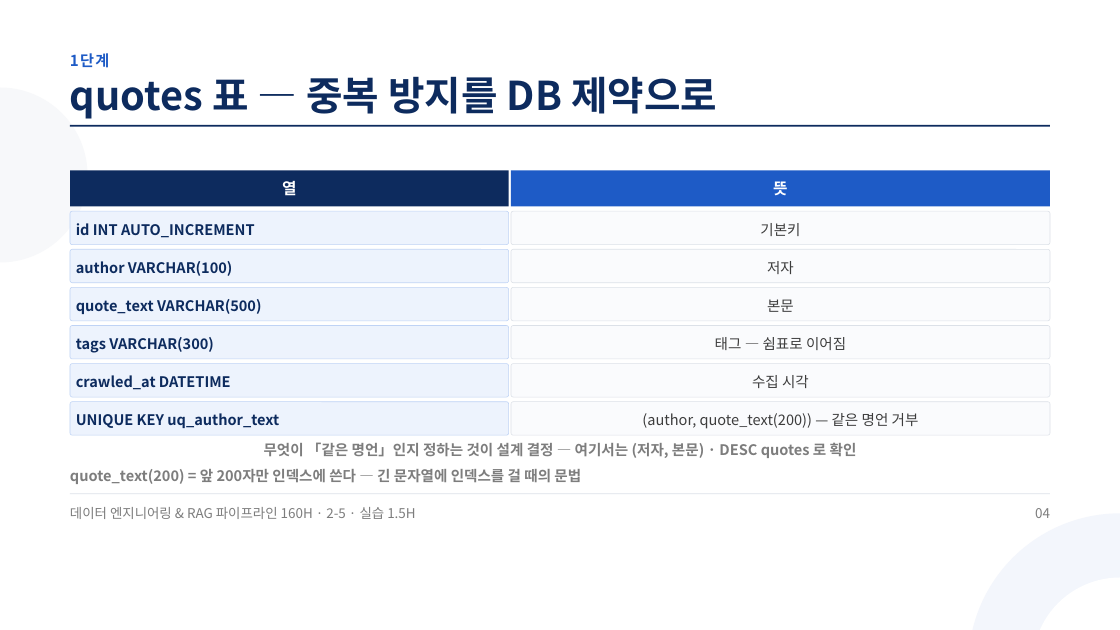
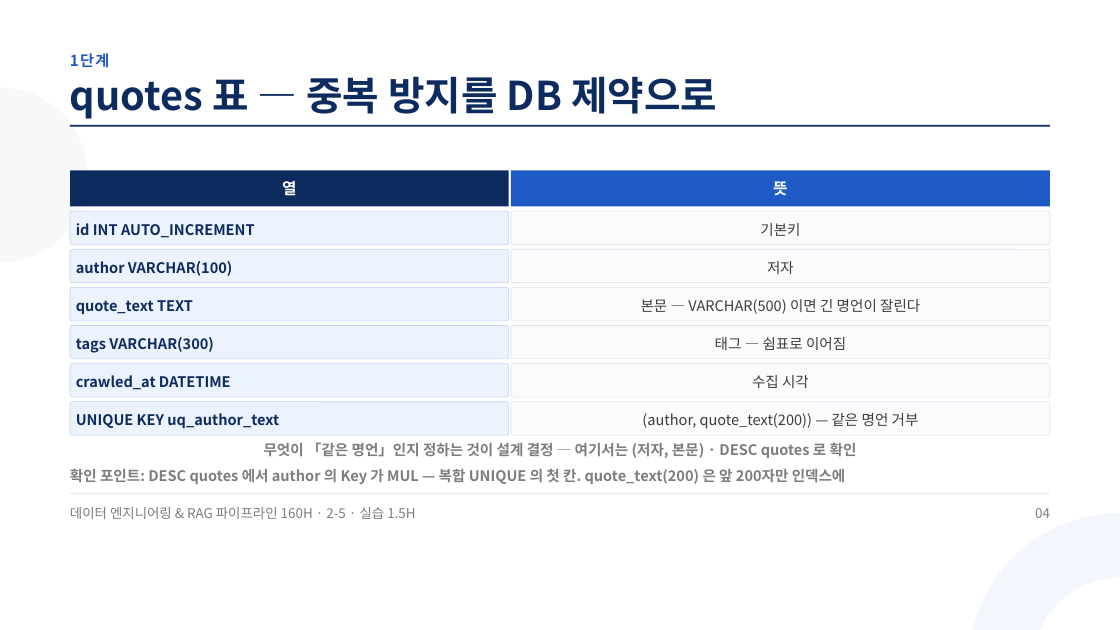
Before and after one commit to aebonlee/materials, a slide deck: slide 4 of data-eng/decks/w2d5s3.pptx. Drawn at 1120x630 pixels with LibreOffice and Linux fonts; fonts in the diff are those of the drawing. Boxes give left, top, right and bottom in pixels: in the first picture for what was removed or moved away, otherwise in the second. Text is boxed around its words. In the diff, an @@ line names an element or a change of style, - is before the commit and + after.

```diff
--- a/data-eng/decks/w2d5s3.pptx
+++ b/data-eng/decks/w2d5s3.pptx
@@ text at box(641, 299, 920, 314): text changed @@
-본문
+본문 — VARCHAR(500) 이면 긴 명언이 잘린다
@@ text at box(76, 300, 193, 314): text changed @@
-quote_text VARCHAR(500)
+quote_text TEXT
@@ text at box(70, 469, 846, 484): text changed @@
-quote_text(200) = 앞 200자만 인덱스에 쓴다 — 긴 문자열에 인덱스를 걸 때의 문법
+확인 포인트: DESC quotes 에서 author 의 Key 가 MUL — 복합 UNIQUE 의 첫 칸. quote_text(200) 은 앞 200자만 인덱스에
```
Also in this commit, not shown: 5 other slides changed, 11 other files.
